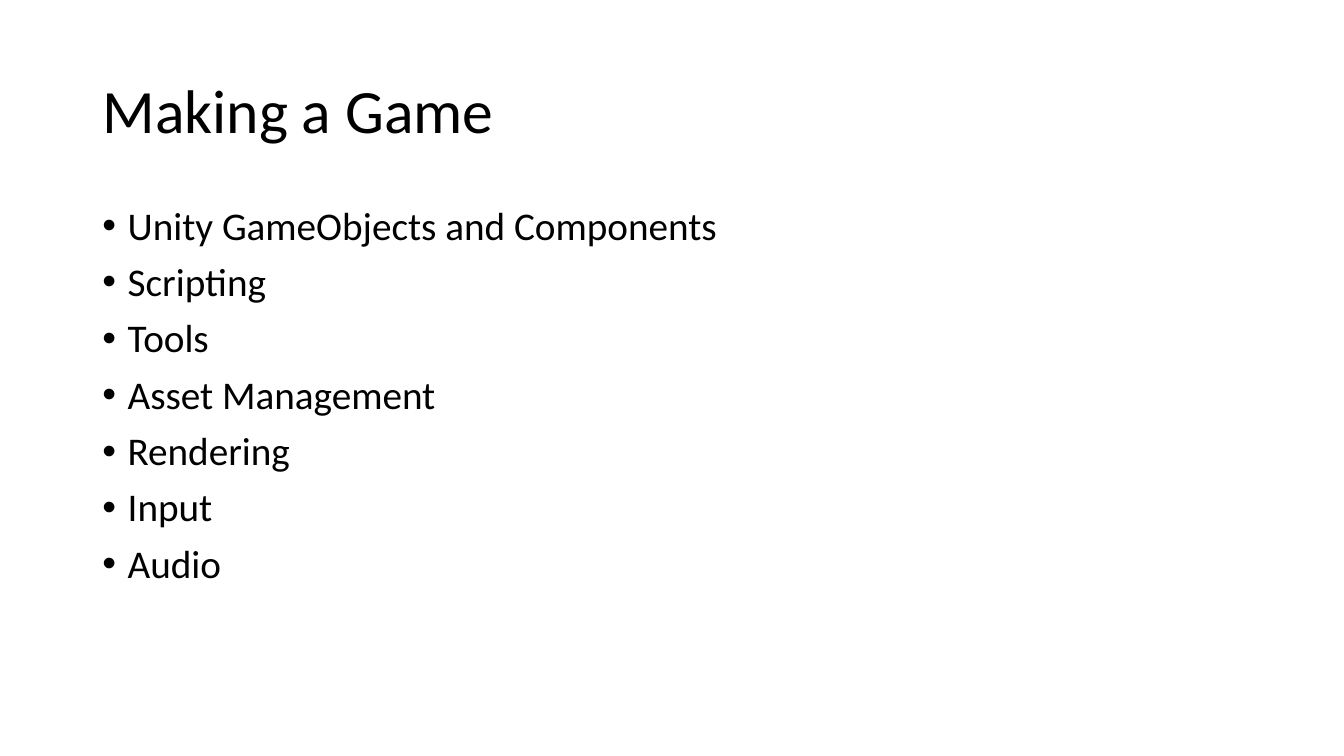
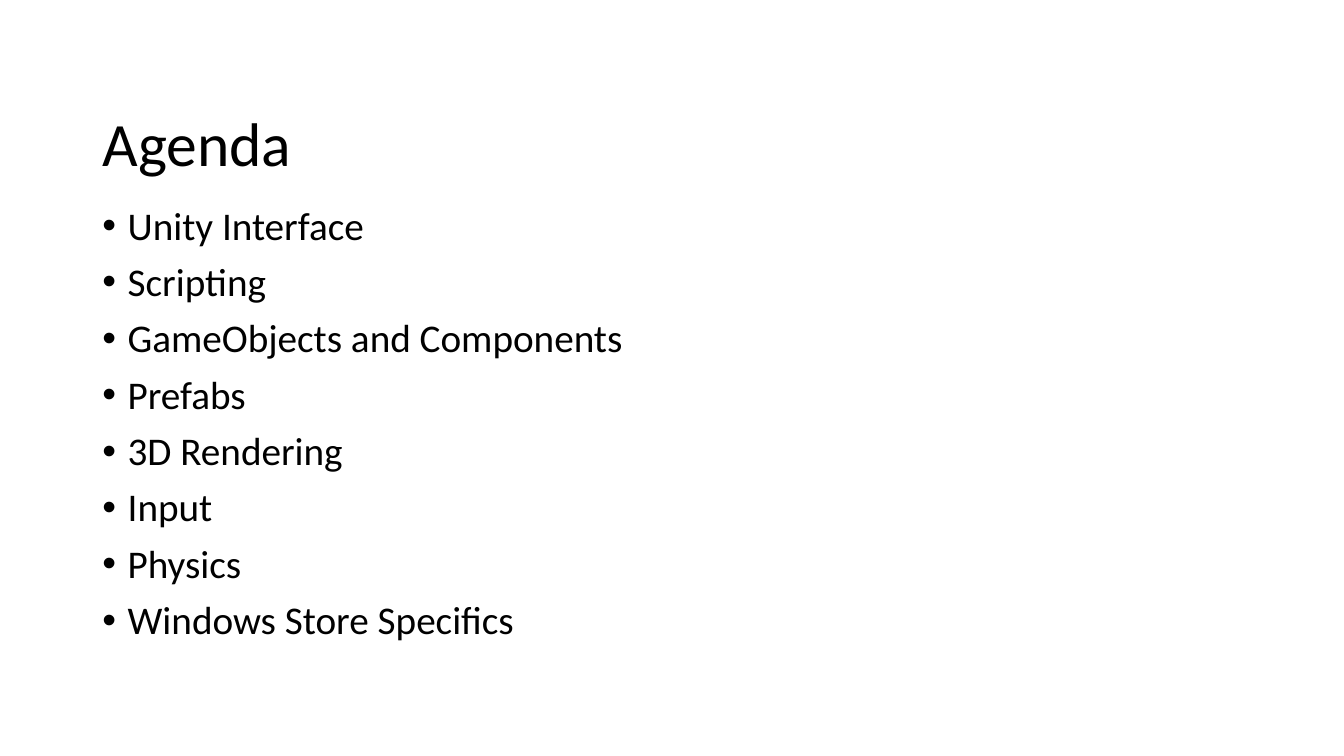
Before and after one commit to quandtm/UnitySTWorkshop, a slide deck: slide 4 of ST_Unity_101_Part1.pptx. Drawn at 1344x756 pixels with LibreOffice and Linux fonts; fonts in the diff are those of the drawing. Boxes give left, top, right and bottom in pixels: in the first picture for what was removed or moved away, otherwise in the second. Text is boxed around its words. In the diff, an @@ line names an element or a change of style, - is before the commit and + after.

```diff
--- a/ST_Unity_101_Part1.pptx
+++ b/ST_Unity_101_Part1.pptx
@@ title at box(102, 123, 291, 177): text changed @@
-Making a Game
+Agenda
@@ text at box(128, 213, 364, 247): text changed @@
-• Unity GameObjects and Components
+• Unity Interface
@@ text at box(128, 324, 623, 472): text changed @@
-• Tools
-• Asset Management
-• Rendering
+• GameObjects and Components
+• Prefabs
+• 3D Rendering
@@ text at box(128, 550, 514, 641): text changed @@
-• Audio
+• Physics
+• Windows Store Specifics
```
Also in this commit, not shown: 4 other slides changed, 1 other file.
